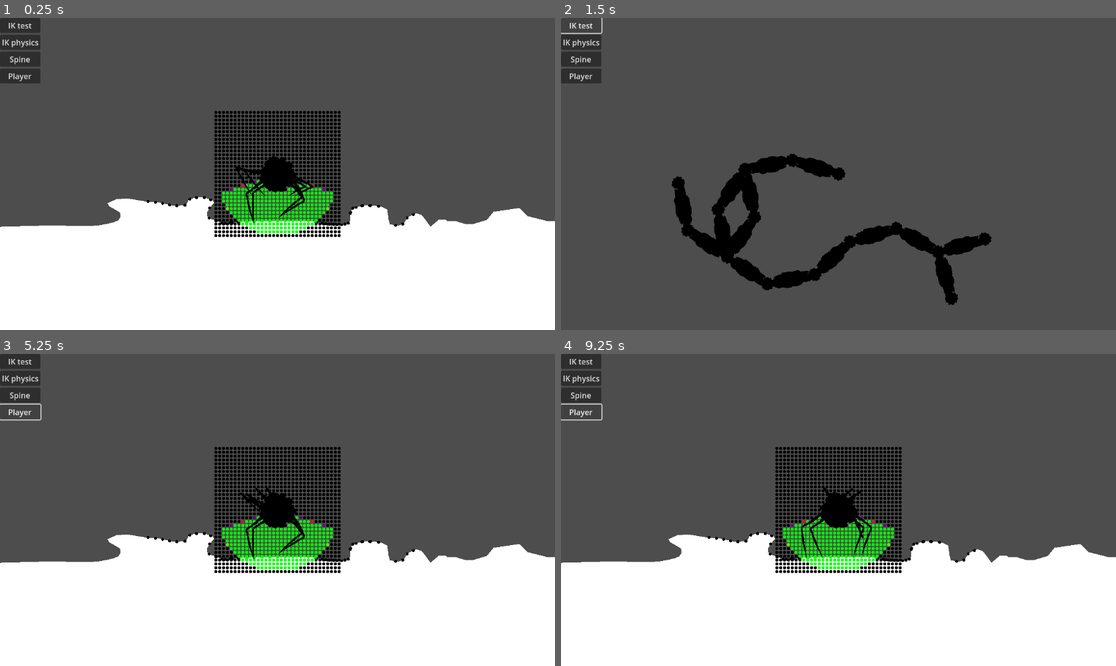
Above: before the commit, frames 1-4 (two rows, left to right).
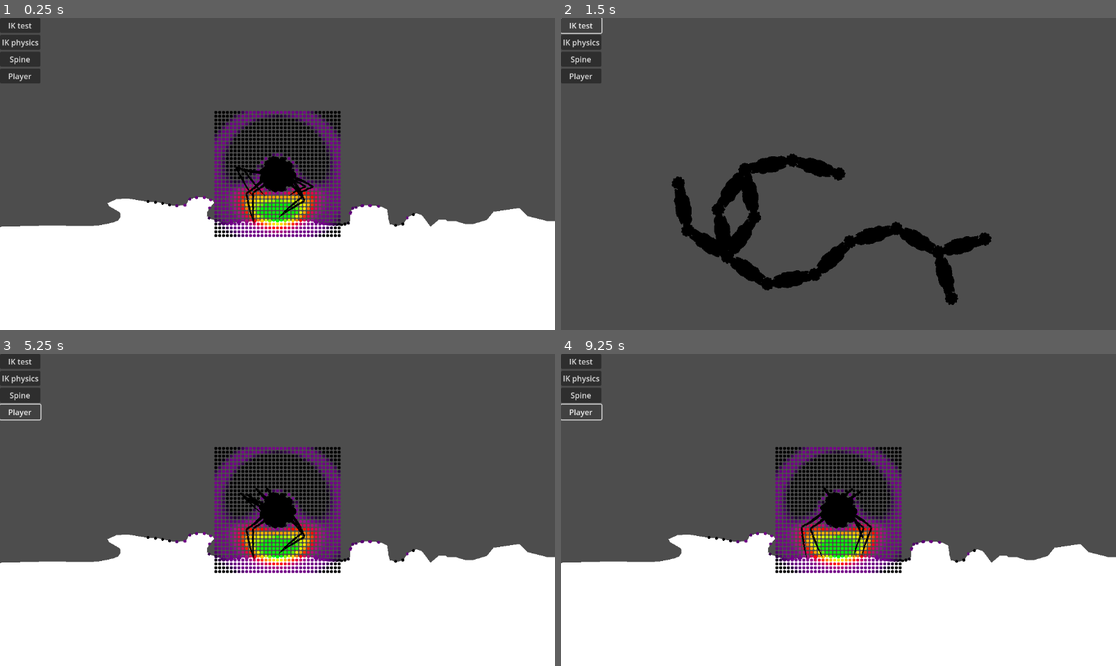
Above: after the commit, the same moments.

Repository: p4triko/CG-2025-Project-Procedural-Animation
Game: Godot game, scene res://scenes/player_testing.tscn
Same seed, same stepped clock (60 frames per second), same inputs: the game is played once before the commit and once after it.
Inputs:
- Up to frame 1 (0.25 s): no input
- Up to frame 2 (1.5 s): click "IK test" at 0.5 s; click "IK test" at 1.25 s
- Up to frame 3 (5.25 s): click "IK physics" at 2 s; click "IK test" at 2.75 s; click "Spine" at 3.5 s; click "IK test" at 4.25 s; click "Player" at 5 s
- Up to frame 4 (9.25 s): click "IK physics" at 5.75 s; click "IK physics" at 6.5 s; click "Spine" at 7.25 s; click "IK physics" at 8 s; click "Player" at 8.75 s

The runs differ from the first frame. In frame 1, 3.3% of the frame differs, in the area x 31-74%, y 29-71%; in frame 2, nothing differs; in frame 3, 3.3%; in frame 4, 3.3%.

Commit message:
Small visualization fix

Diff:
--- a/objects/Player/player.gd
+++ b/objects/Player/player.gd
@@ -75,7 +75,6 @@
 		var leg: SpiderLeg = legs[data[0]]
 		var weight_diff = data[1]
 		var best_surface = data[2]
-		print(weight_diff)
 
 		if leg.state == leg.states.GROUNDED:
 			if weight_diff > trigger_threshold: # If new surface is way better than current surface, then step
@@ -131,10 +130,10 @@
 		var pos = surface[0] - global_position
 		var normal = surface[1]
 		var weight = calculate_weight(pos, normal, 0)
-		draw_circle(pos, 3, debug_gradient.gradient.sample((weight + 0.5)/2))
+		draw_circle(pos, 3, debug_gradient.gradient.sample((weight/256 + 0.5)/2))
 
 	## All positions, doesnt acco unt for normal or angle
 	for x in range(-128, 129, 8):
 		for y in range(-128, 129, 8):
 			var weight = calculate_weight(Vector2(x, y), Vector2.UP, 0)
-			draw_circle(Vector2(x, y), 3, debug_gradient.gradient.sample(weight))
+			draw_circle(Vector2(x, y), 3, debug_gradient.gradient.sample((weight/256 + 0.5)/2))
